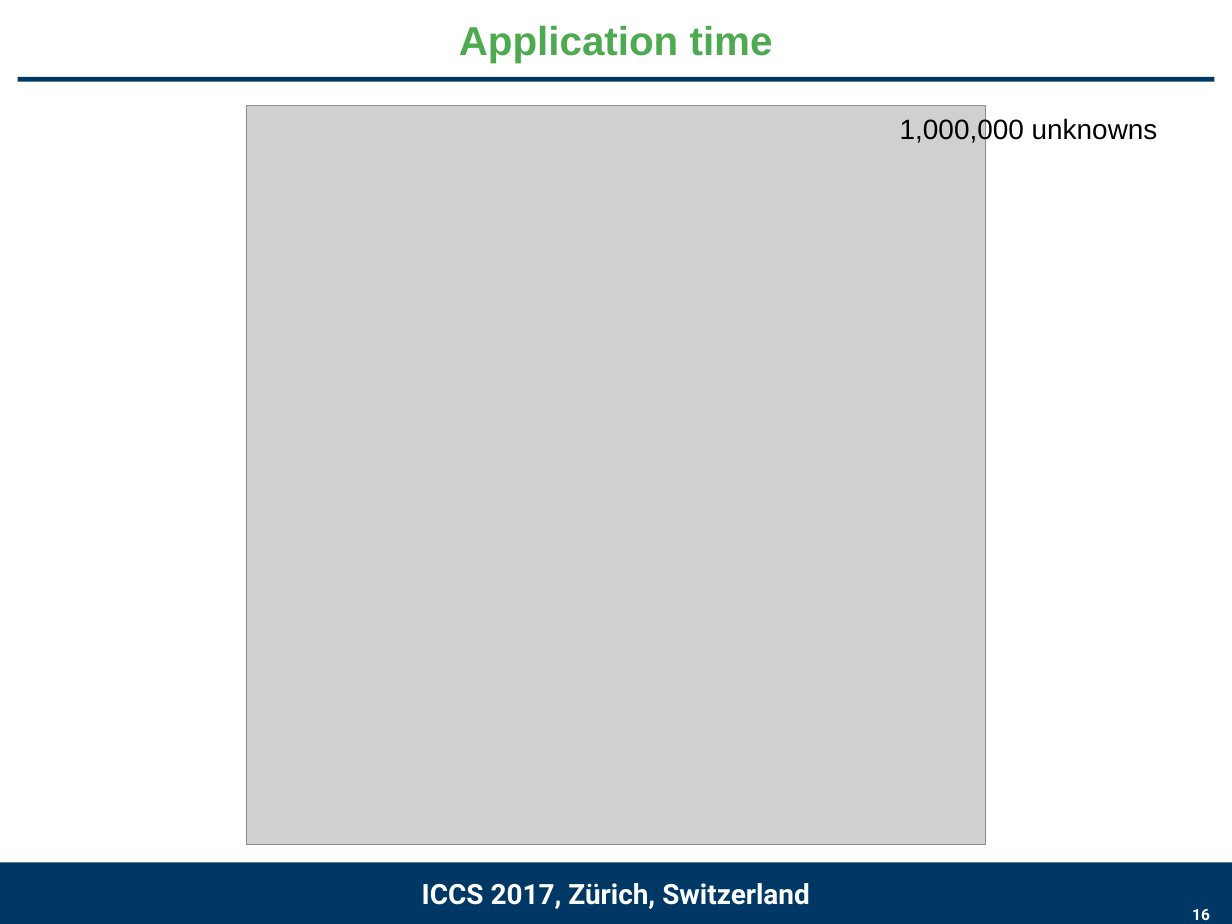
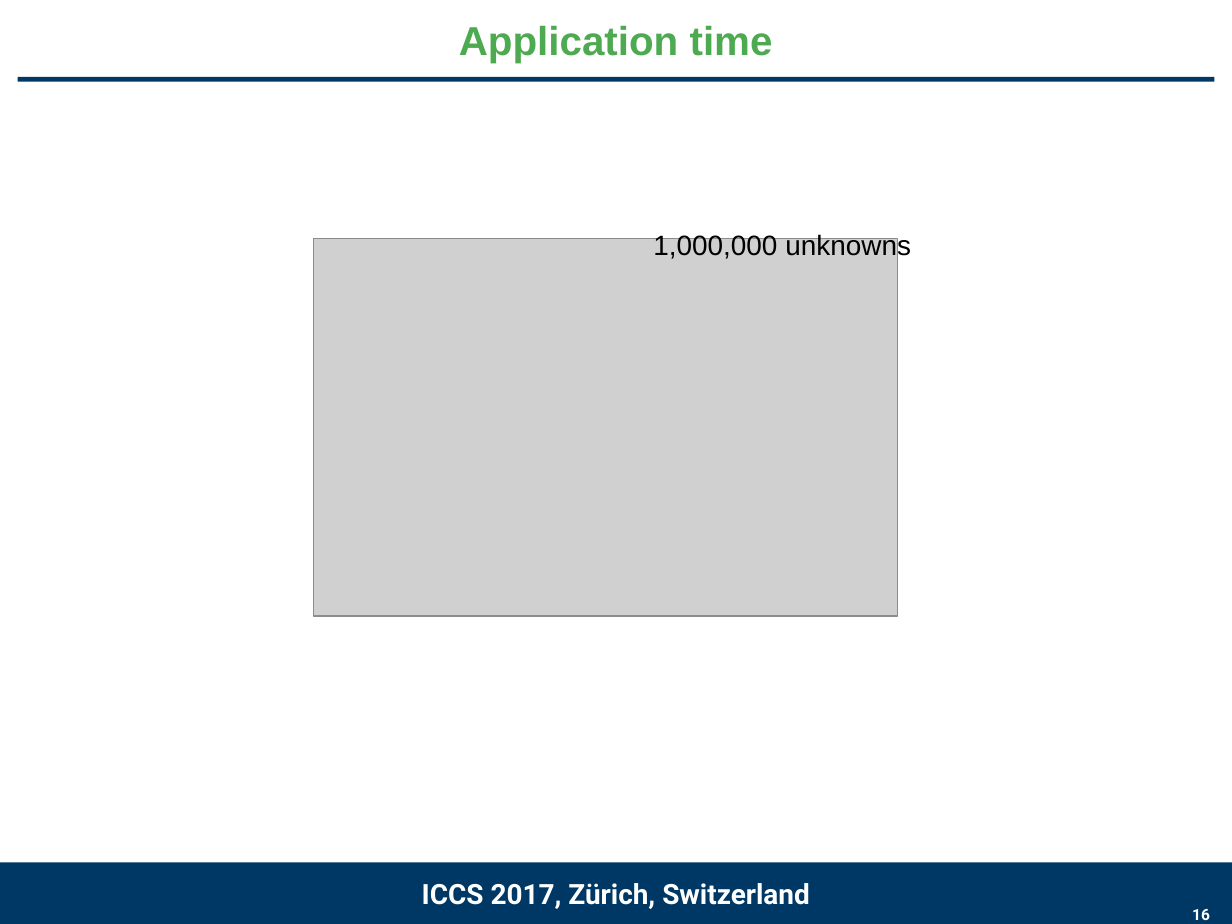
Before and after one commit to gflegar/talks, a slide deck: slide 16 of iccs_2017/slides.odp. Drawn at 1232x924 pixels with LibreOffice and Linux fonts; fonts in the diff are those of the drawing; grey boxes stand for pictures; background and template pictures are left out. Boxes give left, top, right and bottom in pixels: in the first picture for what was removed or moved away, otherwise in the second. Text is boxed around its words. In the diff, an @@ line names an element or a change of style, - is before the commit and + after.

```diff
--- a/iccs_2017/slides.odp
+++ b/iccs_2017/slides.odp
@@ picture: place and size @@
-picture at box(246, 105, 985, 844)
+picture at box(314, 238, 899, 616)
@@ text "1,000,000 unknowns": place and size @@
-text "1,000,000 unknowns" at box(900, 117, 1158, 144)
+text "1,000,000 unknowns" at box(653, 233, 911, 260)
```
Also in this commit, not shown: 3 other slides changed, 1 other file.
